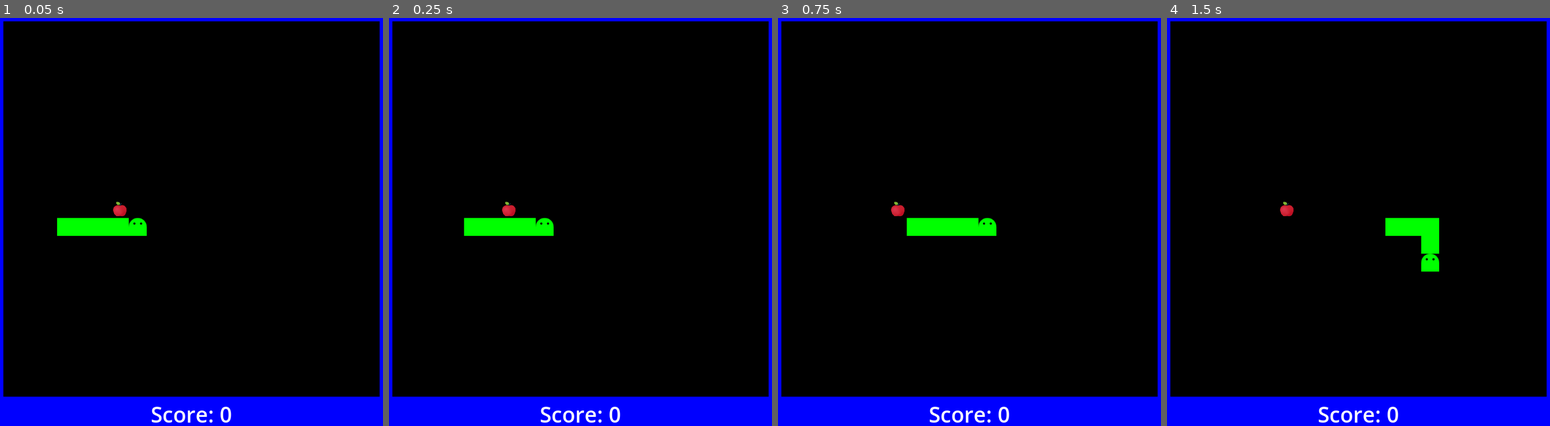
Above: before the commit, frames 1-4 (left to right).
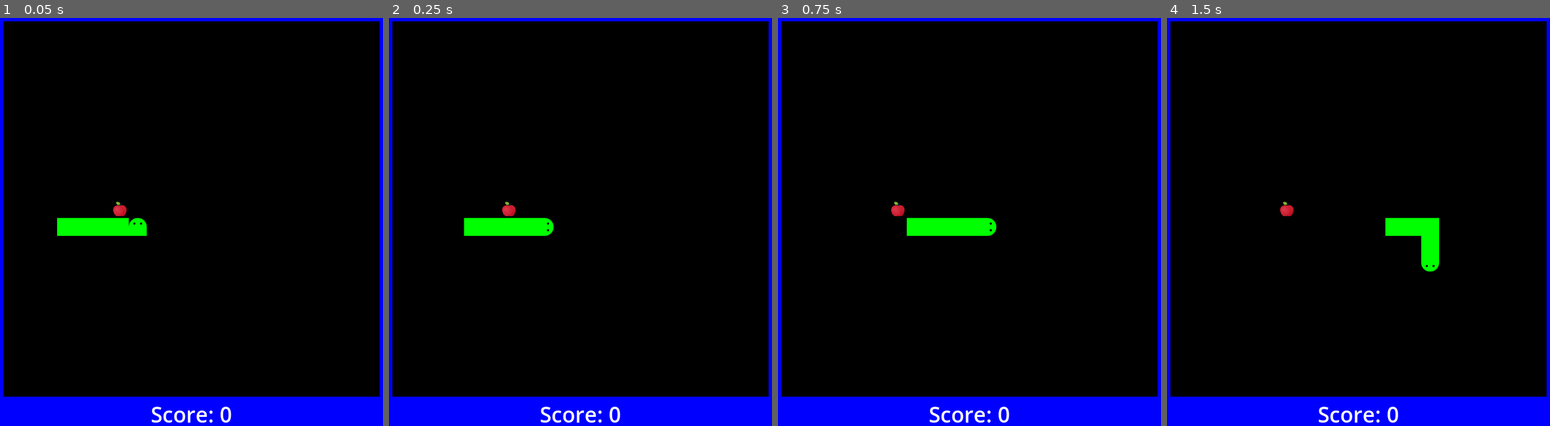
Above: after the commit, the same moments.

Repository: jedim101/snake
Game: Godot game, scene res://scenes/main.tscn
Same seed, same stepped clock (60 frames per second), same inputs: the game is played once before the commit and once after it.
Inputs:
- Up to frame 1 (0.05 s): no input
- Up to frame 2 (0.25 s): no input
- Up to frame 3 (0.75 s): hold Right (move_right) from 0.53 s (still down)
- Up to frame 4 (1.5 s): release Right (move_right) at 1.28 s; hold Down (move_down) from 1.28 s (still down)

Frame 1 is identical in both runs. In frame 2, less than 0.1% of the frame differs, in the area x 38-43%, y 48-54%; in frame 3, less than 0.1%; in frame 4, less than 0.1%, in the area x 66-72%, y 57-63%.

Commit message:
rotating head

Diff:
--- a/scenes/main.gd
+++ b/scenes/main.gd
@@ -1,19 +1,22 @@
 extends Node
 
 @export var start_length: int
-var direction = Vector2(1, 0)
-var next_direction = Vector2(1, 0)
+var direction : Vector2
+var next_direction : Vector2
 
 var start_position = Vector2(7 * 40 + 40, 11 * 40 + 40)
 
 var snake: Array
 
 func start_game():
+	direction = Vector2(1, 0)
+	next_direction = Vector2(1, 0)
+
 	get_tree().paused = false
 	get_tree().call_group("snake", "queue_free")
 	$GameOver.hide()
 	snake = [$Head]
-	$Head.position = start_position
+	$Head.position = start_position + Vector2(20, 20)
 	generate_apple()
 
 	for i in range(start_length - 1):
@@ -71,17 +74,18 @@
 func _on_Timer_timeout():
 	direction = next_direction
 	var new_head_position = $Head.position + direction * 40
+	$Head.rotation_degrees = direction.x * 90 + direction.y * 90 + abs(direction.y) * 90
 
-	if new_head_position in snake_positions() or new_head_position.x < 40 or new_head_position.x > 840 or new_head_position.y < 40 or new_head_position.y > 840:
+	if new_head_position in snake_positions() or new_head_position.x < 40 or new_head_position.x > 860 or new_head_position.y < 40 or new_head_position.y > 860:
 		$GameOver.show()
 		$Timer.stop()
 		get_tree().paused = true
 		return
 
-	new_segment($Head.position)
+	new_segment($Head.position - Vector2(20, 20))
 	$Head.position = new_head_position
 
-	if new_head_position == $Apple.position + Vector2(-20, -20):
+	if new_head_position == $Apple.position:
 		generate_apple()
 	else:
 		snake.pop_at(1).queue_free()
--- a/scenes/main.tscn
+++ b/scenes/main.tscn
@@ -36,9 +36,9 @@
 wait_time = 0.15
 
 [node name="Head" type="Sprite2D" parent="."]
-position = Vector2(-40, 2.08165e-12)
+position = Vector2(2.08165e-12, 2.08165e-12)
 texture = ExtResource("3_pquqt")
-centered = false
+offset = Vector2(2.08165e-12, 2.08165e-12)
 
 [node name="Apple" type="Sprite2D" parent="."]
 position = Vector2(-20, 60)
